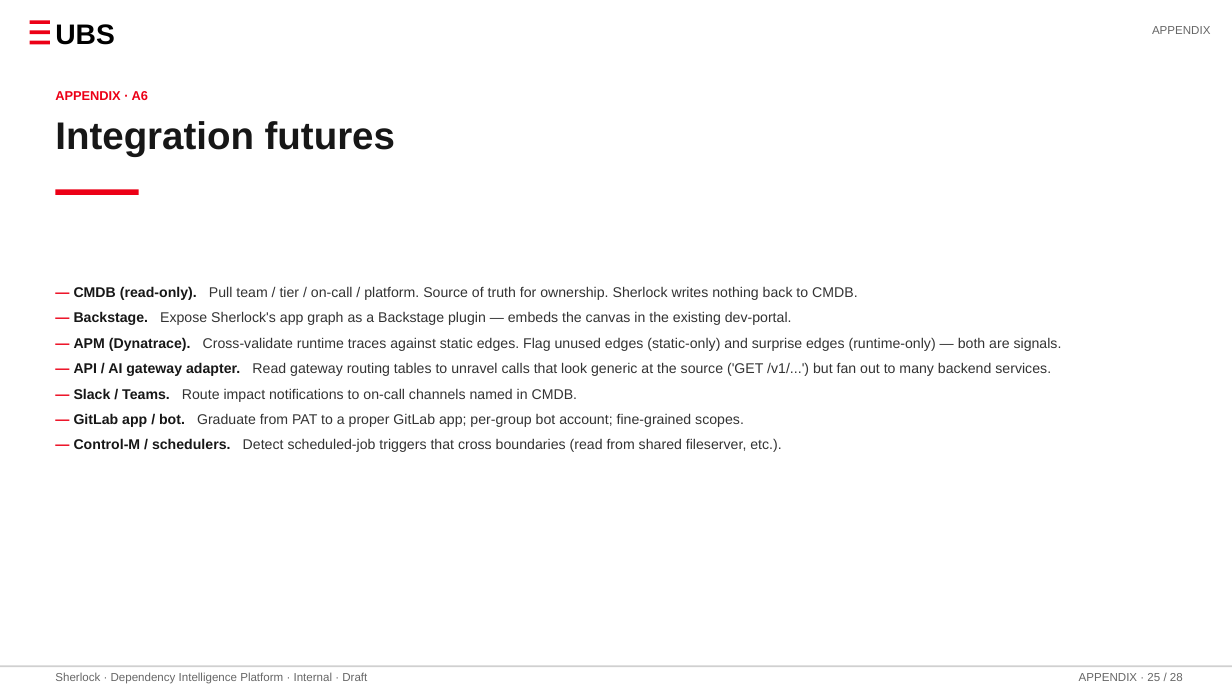
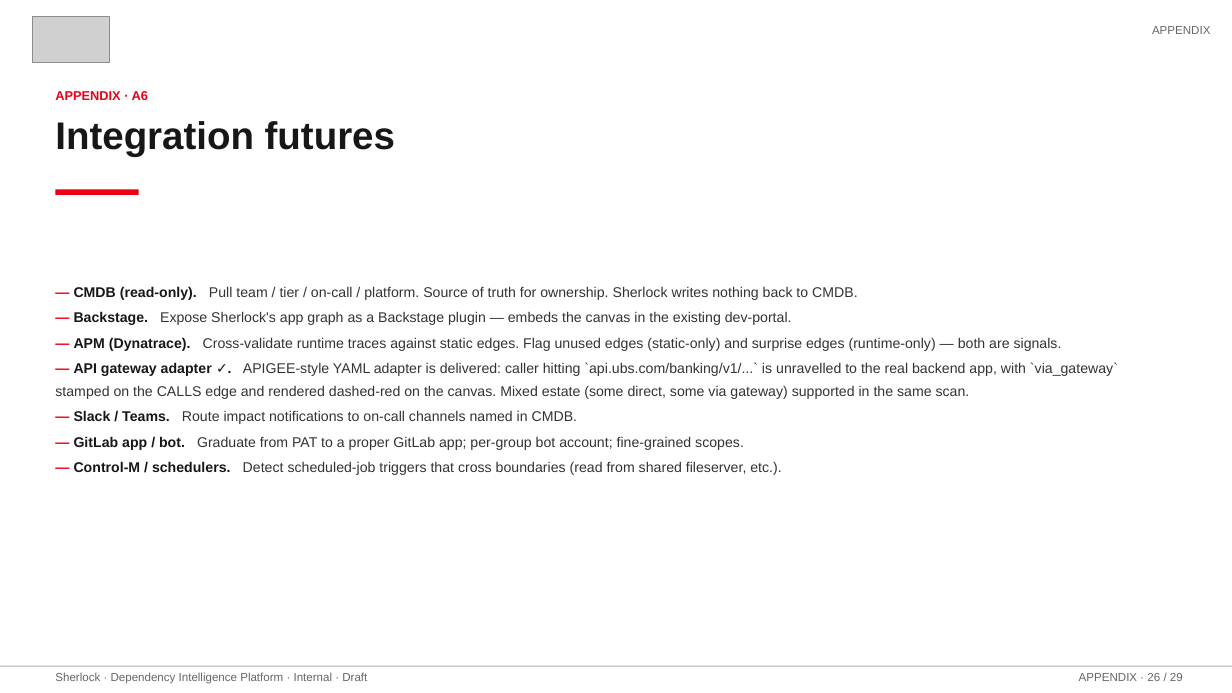
Before and after one commit to stoufeeq/Sherlock, a slide deck: slide 26 of Sherlock_CTO_Pitch.pptx (slide 25 before the commit). Drawn at 1232x693 pixels with LibreOffice and Linux fonts; fonts in the diff are those of the drawing; grey boxes stand for pictures. Boxes give left, top, right and bottom in pixels: in the first picture for what was removed or moved away, otherwise in the second. Text is boxed around its words. In the diff, an @@ line names an element or a change of style, - is before the commit and + after.

```diff
--- a/Sherlock_CTO_Pitch.pptx
+++ b/Sherlock_CTO_Pitch.pptx
@@ rectangle removed at (30, 20, 50, 24) @@
@@ picture added at (32, 17, 109, 63) @@
@@ text removed at (55, 24, 114, 45) @@
-UBS
@@ rectangle removed at (30, 30, 50, 34) @@
@@ rectangle removed at (30, 41, 50, 44) @@
@@ text at (55, 362, 1118, 399): text changed @@
-— API / AI gateway adapter. Read gateway routing tables to unravel calls that look generic at the source ('GET /v1/...') but fan out to many backend services.
+— API gateway adapter ✓. APIGEE-style YAML adapter is delivered: caller hitting `api.ubs.com/banking/v1/...` is unravelled to the real backend app, with `via_gateway` stamped on the CALLS edge and rendered dashed-red on the canvas. Mixed estate (some direct, some via gateway) supported in the same scan.
```
Also in this commit, not shown: 25 other slides changed, 1 slide added, 21 other files.
